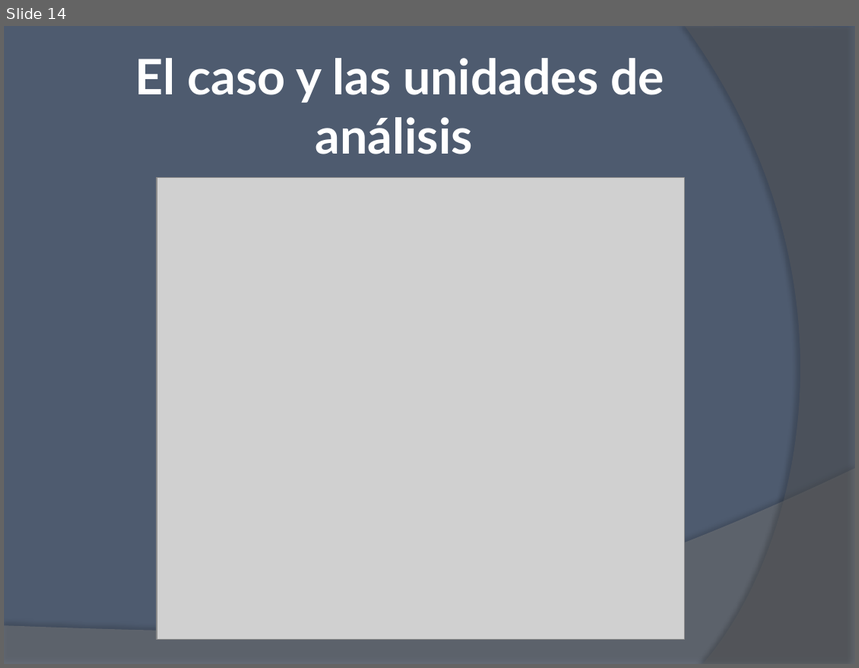
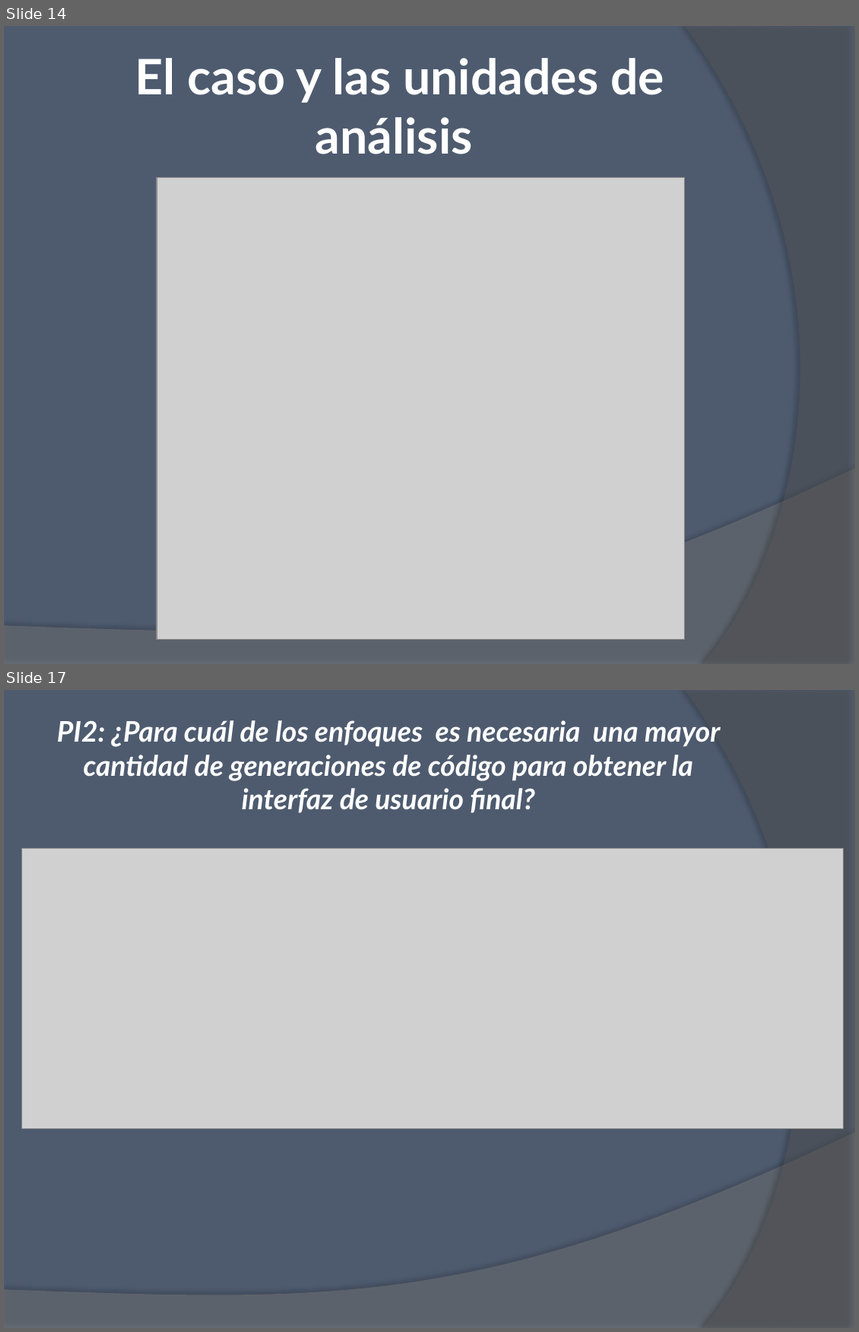
Before and after one commit to ivalop81/Capitulos, a slide deck: Presentación final/Presentacion final.pptx. Shown one above the other, each under a label of ours: slide 14 before the commit, slides 14 and 17 after it; the slides between them are not shown. The pictures are 859x668 and 859x1332 pixels, drawn with LibreOffice and Linux fonts; fonts in the diff are those of the drawing; grey boxes stand for pictures. Boxes give left, top, right and bottom in pixels: in the first picture for what was removed or moved away, otherwise in the second. Text is boxed around its words. In the diff, an @@ line names an element or a change of style, - is before the commit and + after.

```diff
--- a/Presentación final/Presentacion final.pptx
+++ b/Presentación final/Presentacion final.pptx
@@ slide 17 added at (4,690,855,1328), background #4E5B6F; not listed: 2 template elements that a slide beside it also shows @@
@@ title added at (57,720,721,813), 24 pt, text #FFFFFF, bold, italic @@
+PI2: ¿Para cuál de los enfoques es necesaria una mayor cantidad de generaciones de código para obtener la interfaz de usuario final?
@@ picture added at (22,848,843,1129) @@
```
Also in this commit, not shown: 5 other slides added, 5 other files.
